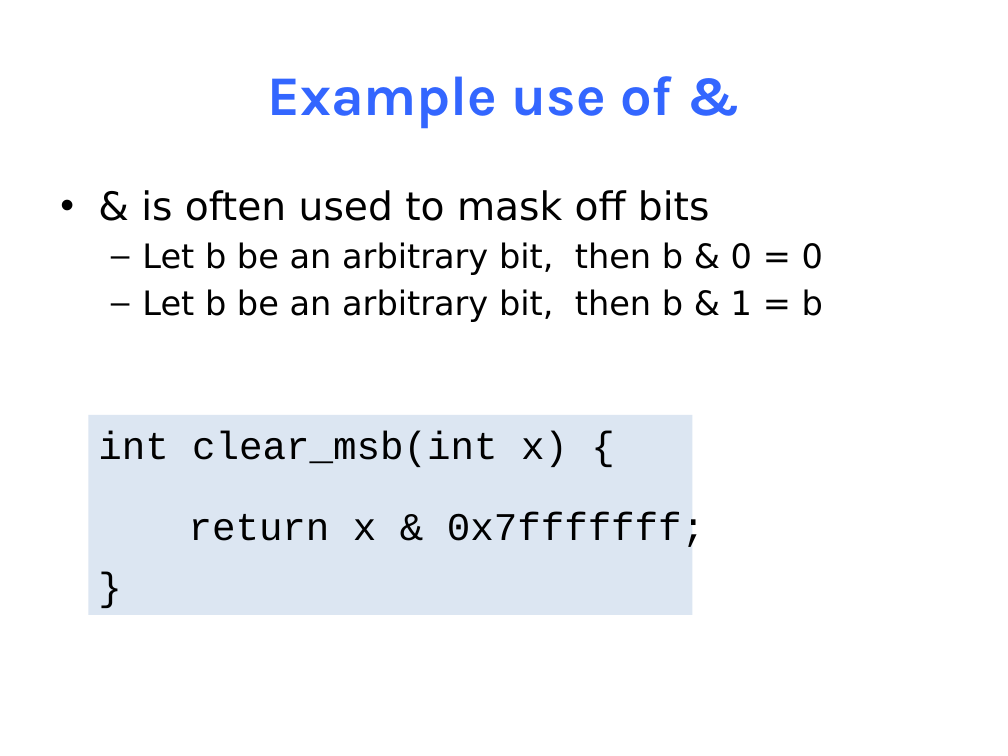
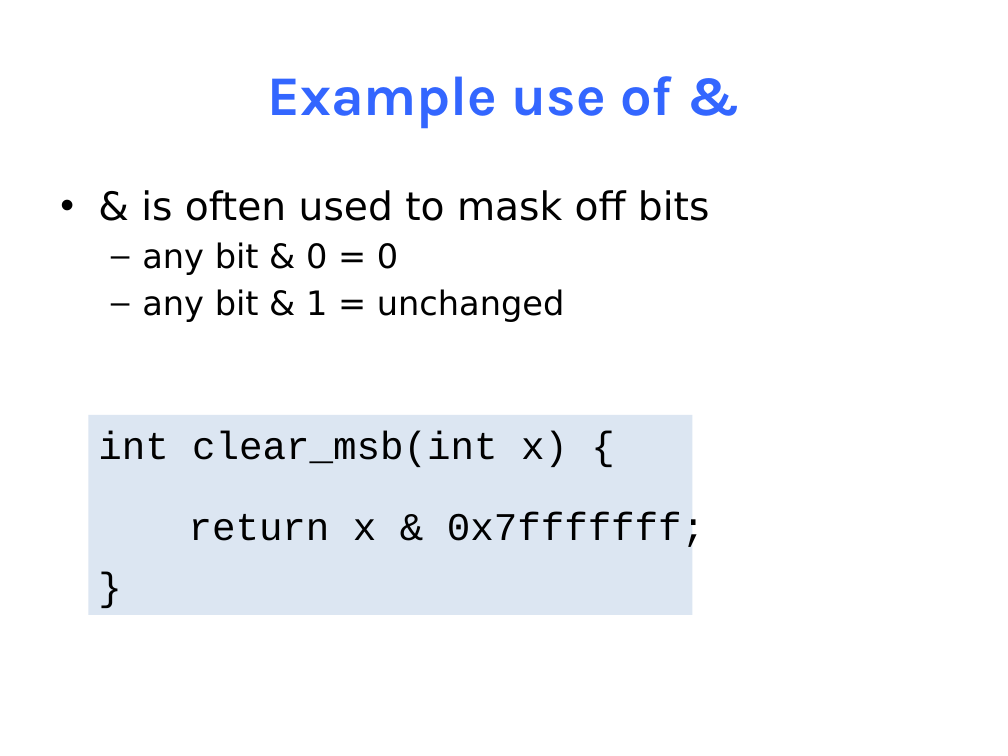
Before and after one commit to NYU-CSO/nyu-cso.github.io, a slide deck: slide 21 of notes/04-C_Basics.pptx. Drawn at 1008x756 pixels with LibreOffice and Linux fonts; fonts in the diff are those of the drawing. Boxes give left, top, right and bottom in pixels: in the first picture for what was removed or moved away, otherwise in the second. Text is boxed around its words. In the diff, an @@ line names an element or a change of style, - is before the commit and + after.

```diff
--- a/notes/04-C_Basics.pptx
+++ b/notes/04-C_Basics.pptx
@@ text at bbox=[142, 242, 564, 322]: text changed @@
-  – Let b be an arbitrary bit, then b & 0 = 0
-  – Let b be an arbitrary bit, then b & 1 = b
+  – any bit & 0 = 0
+  – any bit & 1 = unchanged
```
Also in this commit, not shown: 32 other slides changed, 1 slide added, 1 slide removed, 1 other file.
